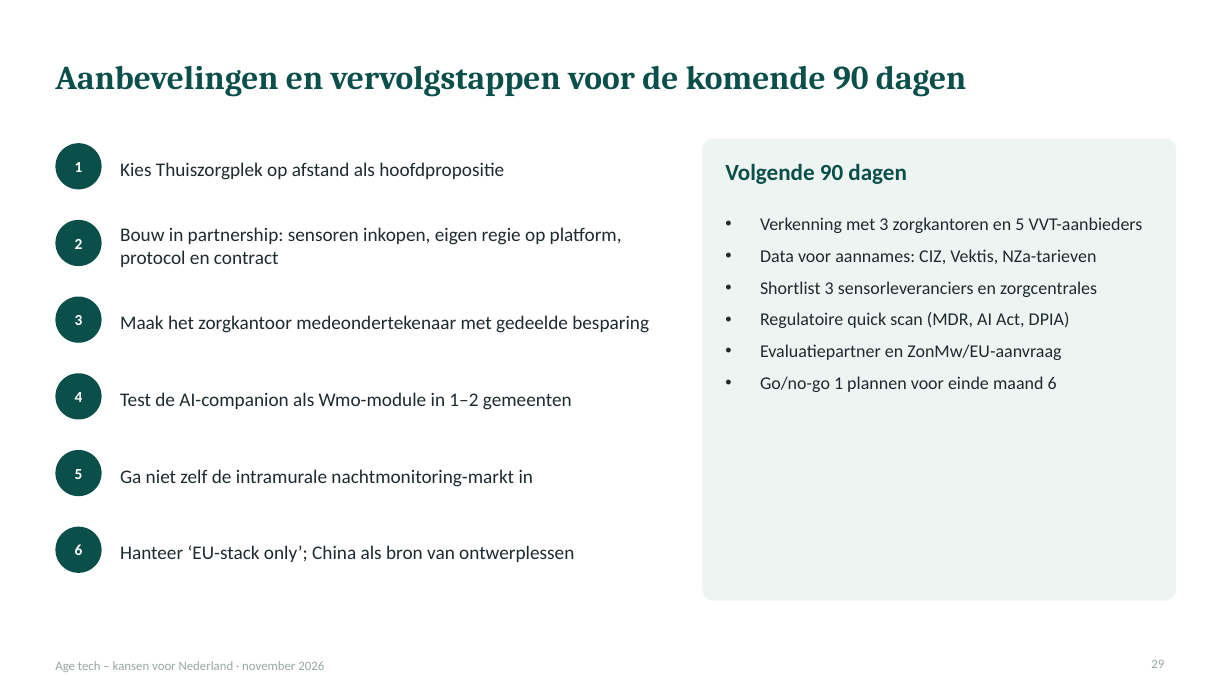
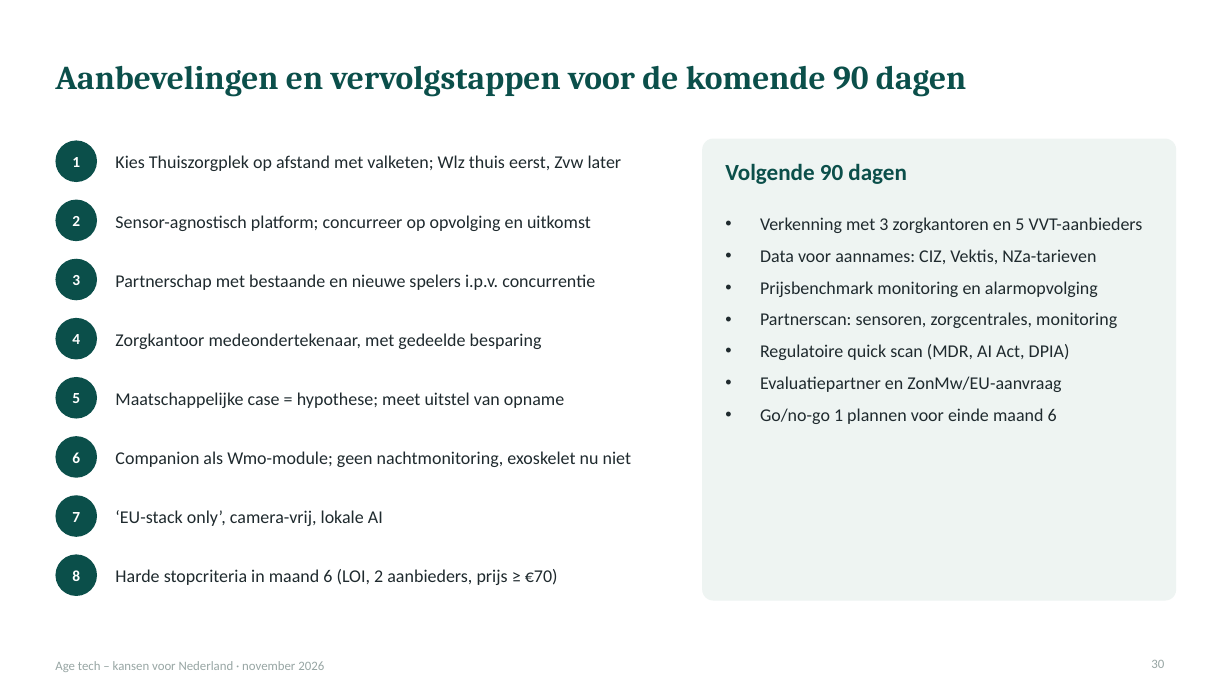
Before and after one commit to robruijn/Four-Seasons-Rome-2026, a slide deck: slide 30 of AgeTech_kansen_Nederland.pptx (slide 29 before the commit). Drawn at 1232x693 pixels with LibreOffice and Linux fonts; fonts in the diff are those of the drawing. Boxes give left, top, right and bottom in pixels: in the first picture for what was removed or moved away, otherwise in the second. Text is boxed around its words. In the diff, an @@ line names an element or a change of style, - is before the commit and + after.

```diff
--- a/AgeTech_kansen_Nederland.pptx
+++ b/AgeTech_kansen_Nederland.pptx
@@ text "1": place and size @@
-text "1" at [75, 162, 83, 172]
+text "1" at [72, 157, 80, 167]
@@ ellipse: place and size @@
-ellipse at [55, 143, 102, 189]
+ellipse at [55, 140, 97, 182]
@@ text at [115, 155, 622, 171]: text changed; size 15 to 14 pt @@
-Kies Thuiszorgplek op afstand als hoofdpropositie
+Kies Thuiszorgplek op afstand met valketen; Wlz thuis eerst, Zvw later
@@ text "2": place and size @@
-text "2" at [75, 239, 83, 249]
+text "2" at [72, 216, 80, 226]
@@ ellipse: place and size @@
-ellipse at [55, 220, 102, 266]
+ellipse at [55, 200, 97, 241]
@@ text added at [115, 215, 591, 231], 14 pt, text #1F2A2E @@
+Sensor-agnostisch platform; concurreer op opvolging en uitkomst
@@ text removed at [120, 227, 622, 267] @@
-Bouw in partnership: sensoren inkopen, eigen regie op platform, protocol en contract
@@ text "3": place and size @@
-text "3" at [75, 315, 83, 325]
+text "3" at [72, 275, 80, 285]
@@ ellipse added at [55, 259, 97, 300], fill #0B4F4A @@
@@ text added at [115, 274, 595, 290], 14 pt, text #1F2A2E @@
+Partnerschap met bestaande en nieuwe spelers i.p.v. concurrentie
@@ text at [760, 281, 1117, 328]: text changed @@
-• Shortlist 3 sensorleveranciers en zorgcentrales
+• Prijsbenchmark monitoring en alarmopvolging
+• Partnerscan: sensoren, zorgcentrales, monitoring
@@ text "4": place and size @@
-text "4" at [75, 392, 83, 402]
+text "4" at [72, 334, 80, 344]
@@ ellipse: place and size @@
-ellipse at [55, 297, 102, 343]
+ellipse at [55, 318, 97, 360]
@@ text at [115, 333, 542, 349]: text changed; size 15 to 14 pt @@
-Maak het zorgkantoor medeondertekenaar met gedeelde besparing
+Zorgkantoor medeondertekenaar, met gedeelde besparing
@@ text "5": place and size @@
-text "5" at [75, 469, 83, 479]
+text "5" at [72, 393, 80, 403]
@@ ellipse: place and size @@
-ellipse at [55, 373, 102, 420]
+ellipse at [55, 377, 97, 419]
@@ text added at [115, 392, 564, 408], 14 pt, text #1F2A2E @@
+Maatschappelijke case = hypothese; meet uitstel van opname
@@ text "6": place and size @@
-text "6" at [75, 544, 83, 555]
+text "6" at [72, 452, 80, 463]
@@ ellipse: place and size @@
-ellipse at [55, 450, 102, 496]
+ellipse at [55, 436, 97, 478]
@@ text at [115, 451, 631, 467]: text changed; size 15 to 14 pt @@
-Test de AI-companion als Wmo-module in 1–2 gemeenten
+Companion als Wmo-module; geen nachtmonitoring, exoskelet nu niet
@@ text removed at [120, 469, 534, 487] @@
-Ga niet zelf de intramurale nachtmonitoring-markt in
@@ ellipse added at [55, 495, 97, 537], fill #0B4F4A @@
@@ text added at [72, 512, 80, 522], 12 pt, text #FFFFFF, bold @@
+7
@@ text at [115, 510, 383, 526]: text changed; size 15 to 14 pt @@
-Hanteer ‘EU-stack only’; China als bron van ontwerplessen
+‘EU-stack only’, camera-vrij, lokale AI
@@ ellipse: place and size @@
-ellipse at [55, 527, 102, 573]
+ellipse at [55, 555, 97, 596]
@@ text added at [115, 569, 558, 585], 14 pt, text #1F2A2E @@
+Harde stopcriteria in maand 6 (LOI, 2 aanbieders, prijs ≥ €70)
@@ text added at [72, 570, 80, 581], 12 pt, text #FFFFFF, bold @@
+8
@@ page number at [1151, 660, 1164, 668]: text changed @@
-29
+30
```
Also in this commit, not shown: 8 other slides changed, 1 slide added.
